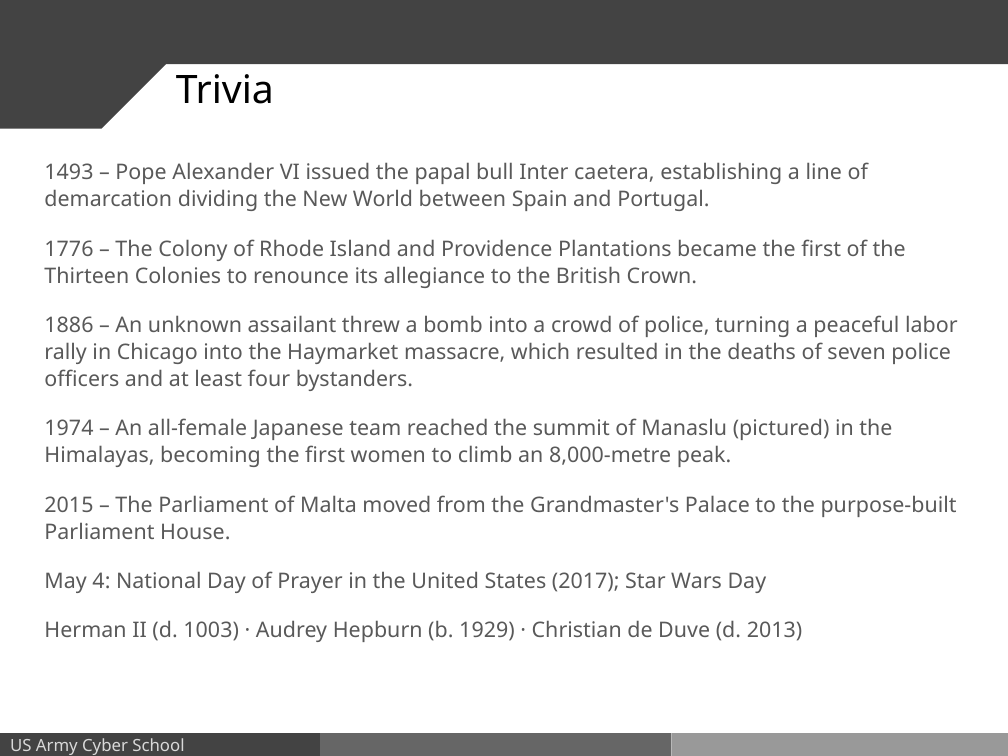
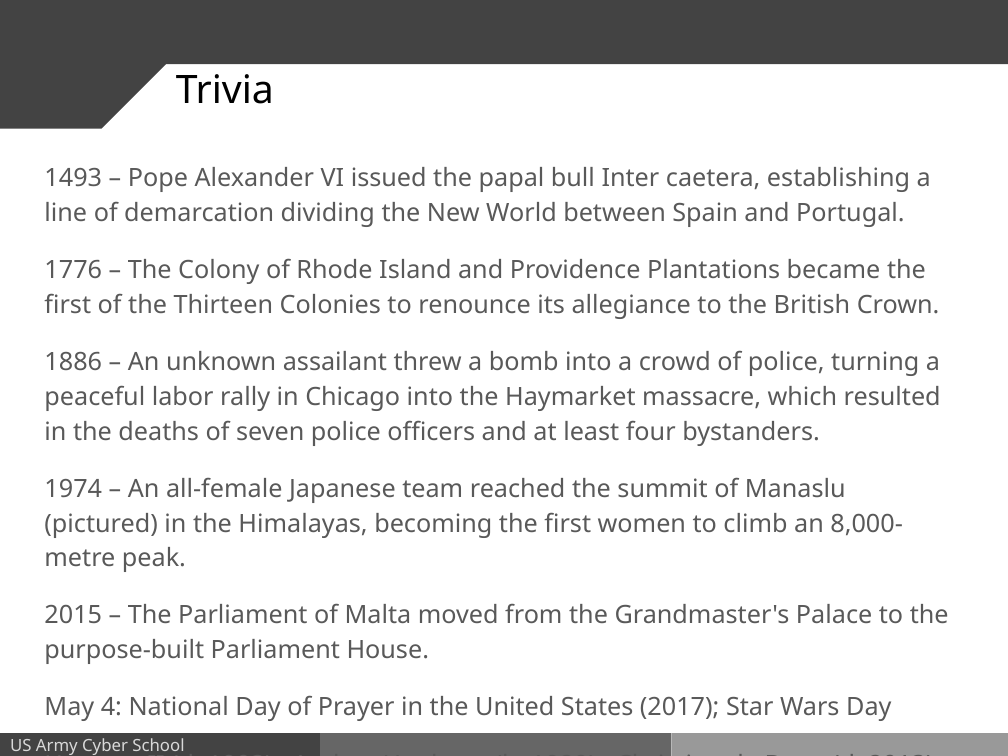
Before and after one commit to co-devs/daily-brief, a slide deck: slide 7 of dailyBrief2017054.pptx. Drawn at 1008x756 pixels with LibreOffice and Linux fonts; fonts in the diff are those of the drawing; background and template pictures are left out. Boxes give left, top, right and bottom in pixels: in the first picture for what was removed or moved away, otherwise in the second. Text is boxed around its words. In the diff, an @@ line names an element or a change of style, - is before the commit and + after.

```diff
--- a/dailyBrief2017054.pptx
+++ b/dailyBrief2017054.pptx
@@ text "1493 – Pope Alexander VI ..." at [44,167,949,721]: size 15.3 to 18 pt; line spacing 1.05 to 1.15 @@
```
Also in this commit, not shown: 3 other slides changed, 1 other file.
